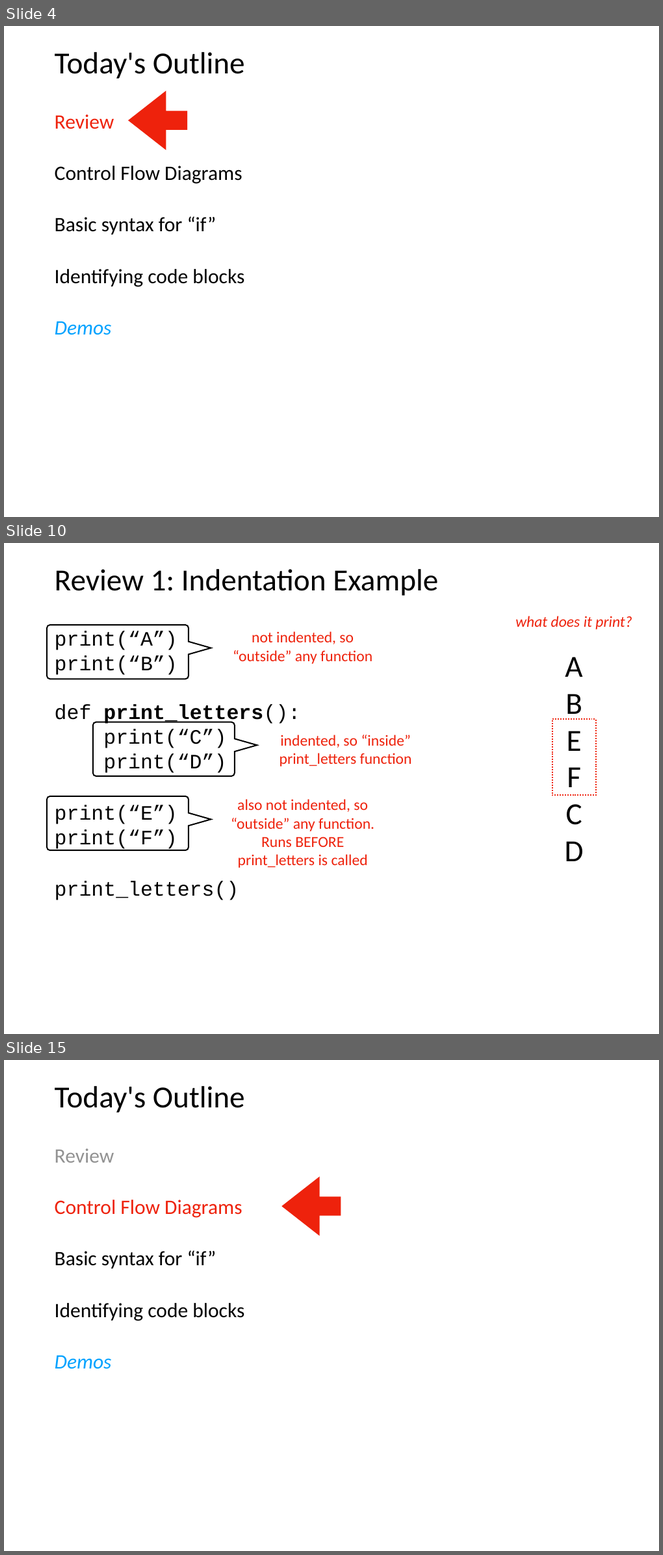
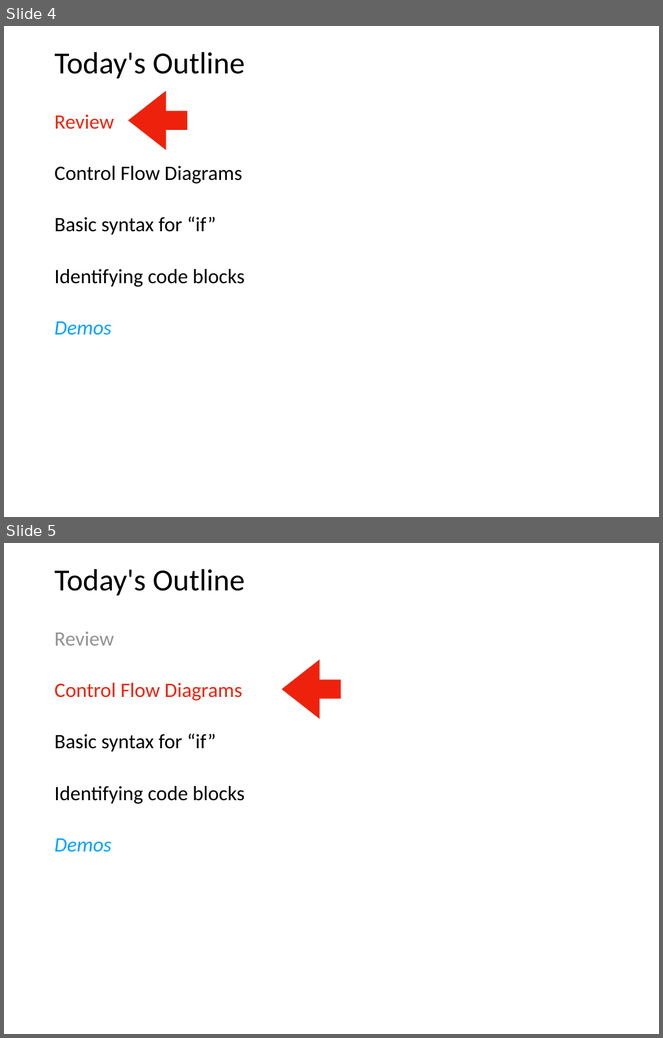
Before and after one commit to tylerharter/caraza-harter-com, a slide deck: tyler/meena/cs220/s22/materials/lecture_ppts/lec_08_S22.ppt. Shown one above the other, each under a label of ours: slides 4, 10 and 15 before the commit, slides 4 and 5 after it; the slides between them are not shown. The pictures are 663x1555 and 663x1038 pixels, drawn with LibreOffice and Linux fonts; fonts in the diff are those of the drawing. Boxes give left, top, right and bottom in pixels: in the first picture for what was removed or moved away, otherwise in the second. Text is boxed around its words. In the diff, an @@ line names an element or a change of style, - is before the commit and + after.

```diff
--- a/tyler/meena/cs220/s22/materials/lecture_ppts/lec_08_S22.ppt
+++ b/tyler/meena/cs220/s22/materials/lecture_ppts/lec_08_S22.ppt
@@ slide 10 removed at (4,543,659,1034), background #FFFFFF @@
@@ title removed at (55,569,438,596) @@
-Review 1: Indentation Example
@@ text removed at (516,616,632,629) @@
-what does it print?
@@ freeform shape removed at (47,625,211,679) @@
@@ text removed at (55,631,300,901) @@
-    print(“A”)
-    print(“B”)
-    def print_letters():
-    print(“C”)
-    print(“D”)
-  print(“E”)
-  print(“F”)
-  print_letters()
@@ text removed at (233,631,373,664) @@
-not indented, so
-“outside” any function
@@ text removed at (565,657,584,861) @@
-A
-B
-E
-F
-C
-D
@@ freeform shape removed at (93,722,257,776) @@
@@ text removed at (280,735,412,767) @@
-indented, so “inside”
-print_letters function
@@ rectangle removed at (553,719,596,795) @@
@@ freeform shape removed at (47,797,211,851) @@
@@ text removed at (231,799,374,868) @@
-also not indented, so
-“outside” any function.
-Runs BEFORE
-print_letters is called
@@ what was slide 15 is now slide 5 @@
```
Also in this commit, not shown: 1 slide changed, 1 slide added, 11 other slides removed.
